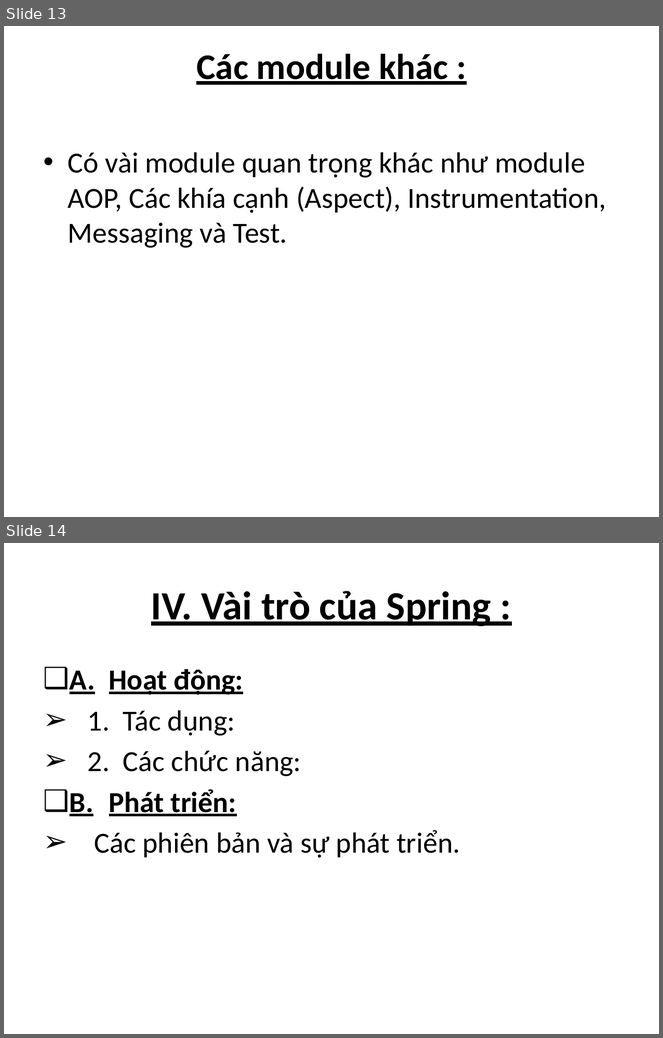
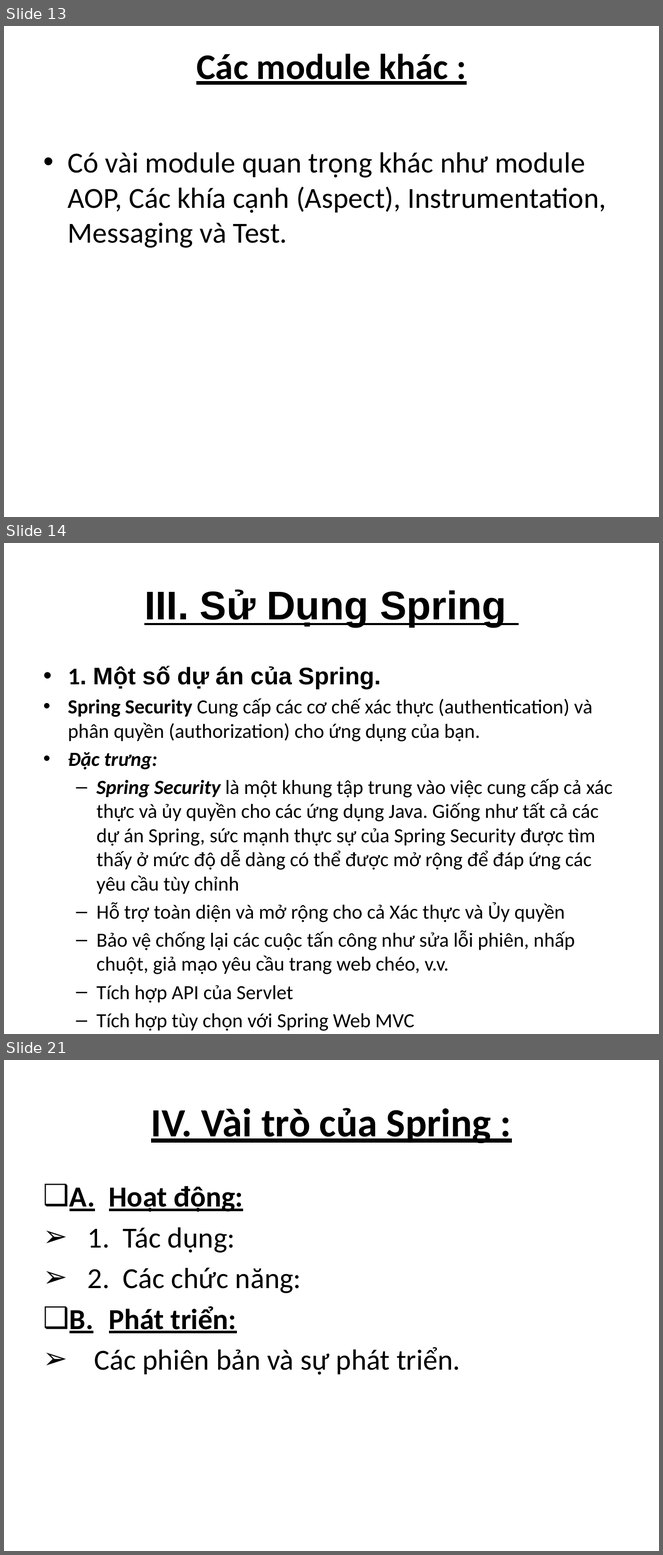
Before and after one commit to tvhnhoainhien1311/Spring_, a slide deck: Updatejava.pptx. Shown one above the other, each under a label of ours: slides 13 and 14 before the commit, slides 13, 14 and 21 after it; the slides between them are not shown. The pictures are 663x1038 and 663x1555 pixels, drawn with LibreOffice and Linux fonts; fonts in the diff are those of the drawing. Boxes give left, top, right and bottom in pixels: in the first picture for what was removed or moved away, otherwise in the second. Text is boxed around its words. In the diff, an @@ line names an element or a change of style, - is before the commit and + after.

Commit message:
Final PP about Spring

```diff
--- a/Updatejava.pptx
+++ b/Updatejava.pptx
@@ slide 14 added at box(4, 543, 659, 1034), background #FFFFFF @@
@@ title added at box(144, 589, 507, 627), 44 pt, text #000000, bold, underline @@
+III. Sử Dụng Spring
@@ text added at box(68, 666, 613, 975), 22.1 pt, text #000000 @@
+• 1. Một số dự án của Spring.
+• Spring Security Cung cấp các cơ chế xác thực (authentication) và phân quyền (authorization) cho ứng dụng của bạn.
+• Đặc trưng:
+  – Spring Security là một khung tập trung vào việc cung cấp cả xác thực và ủy quyền cho các ứng dụng Java. Giống như tất cả các dự án Spring, sức mạnh thực sự của Spring Security được tìm thấy ở mức độ dễ dàng có thể được mở rộng để đáp ứng các yêu cầu tùy chỉnh
+  – Hỗ trợ toàn diện và mở rộng cho cả Xác thực và Ủy quyền
+  – Bảo vệ chống lại các cuộc tấn công như sửa lỗi phiên, nhấp chuột, giả mạo yêu cầu trang web chéo, v.v.
+  – Tích hợp API của Servlet
+  – Tích hợp tùy chọn với Spring Web MVC
@@ what was slide 14 is now slide 21 @@
```
Also in this commit, not shown: 5 slides changed, 6 other slides added.
